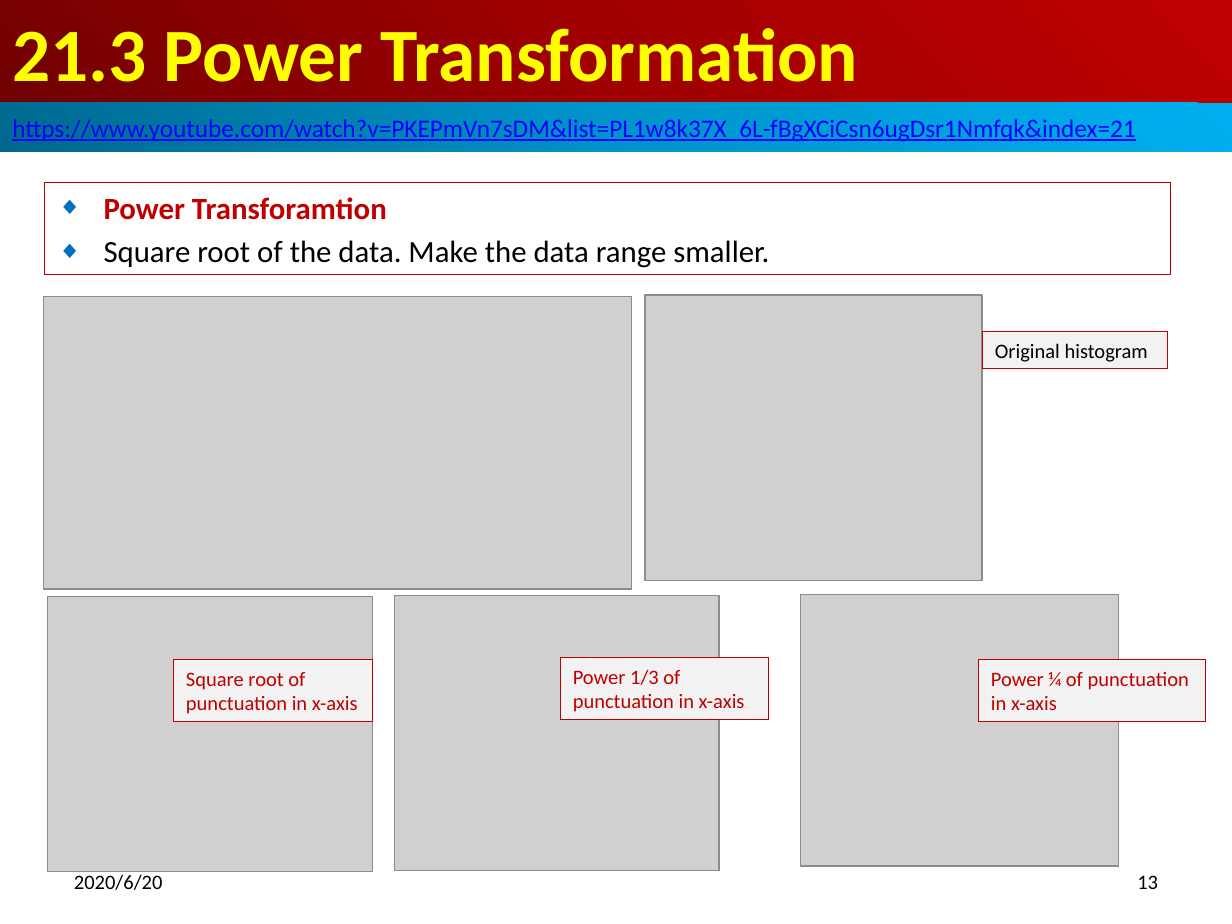
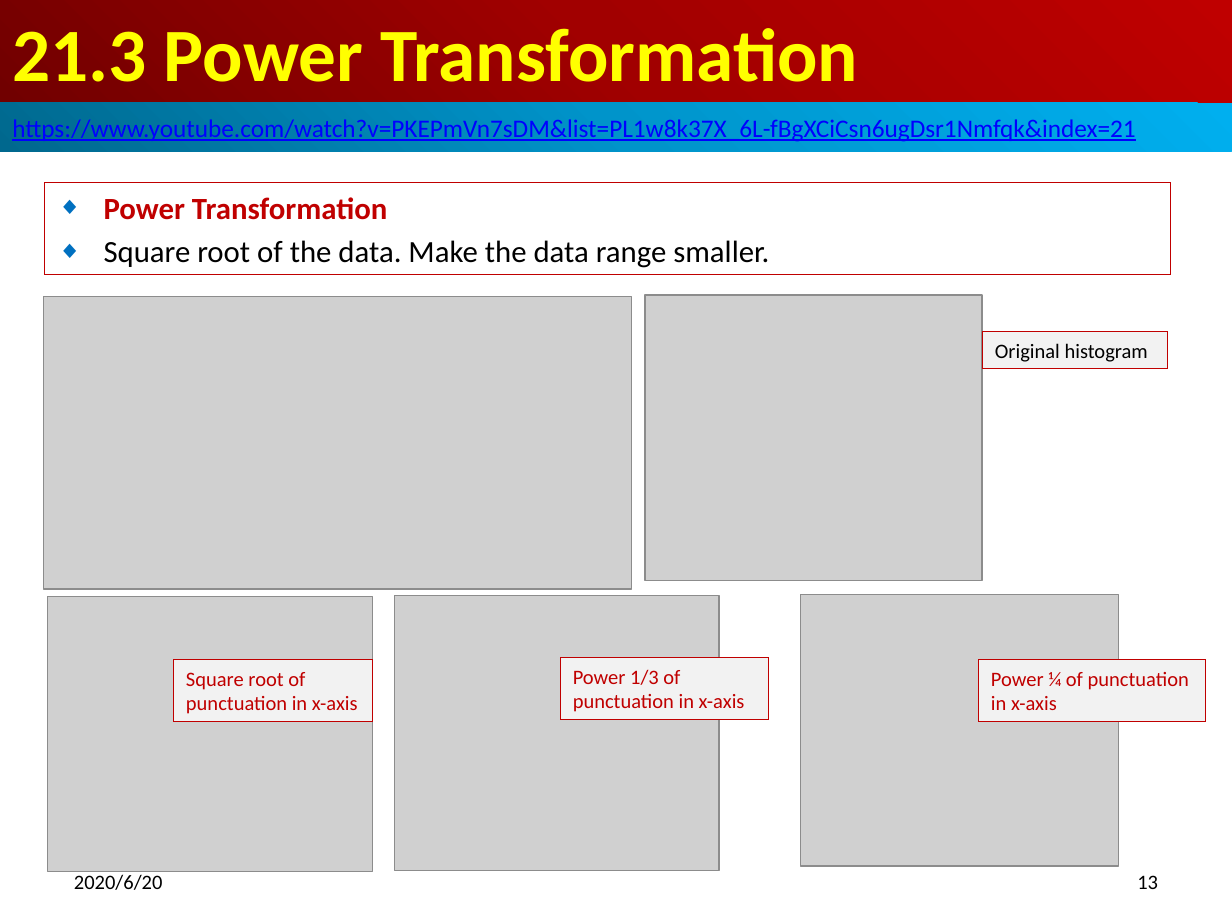
Before and after one commit to peterhchen/500_NLP_NLTK, a slide deck: slide 13 of 21_PowerTransform.pptx. Drawn at 1232x924 pixels with LibreOffice and Linux fonts; fonts in the diff are those of the drawing; grey boxes stand for pictures. Boxes give left, top, right and bottom in pixels: in the first picture for what was removed or moved away, otherwise in the second. Text is boxed around its words. In the diff, an @@ line names an element or a change of style, - is before the commit and + after.

```diff
--- a/21_PowerTransform.pptx
+++ b/21_PowerTransform.pptx
@@ subtitle at box(104, 197, 387, 220): text changed @@
-◆ Power Transforamtion
+◆ Power Transformation
```
Also in this commit, not shown: 4 other slides changed, 2 slides added.
